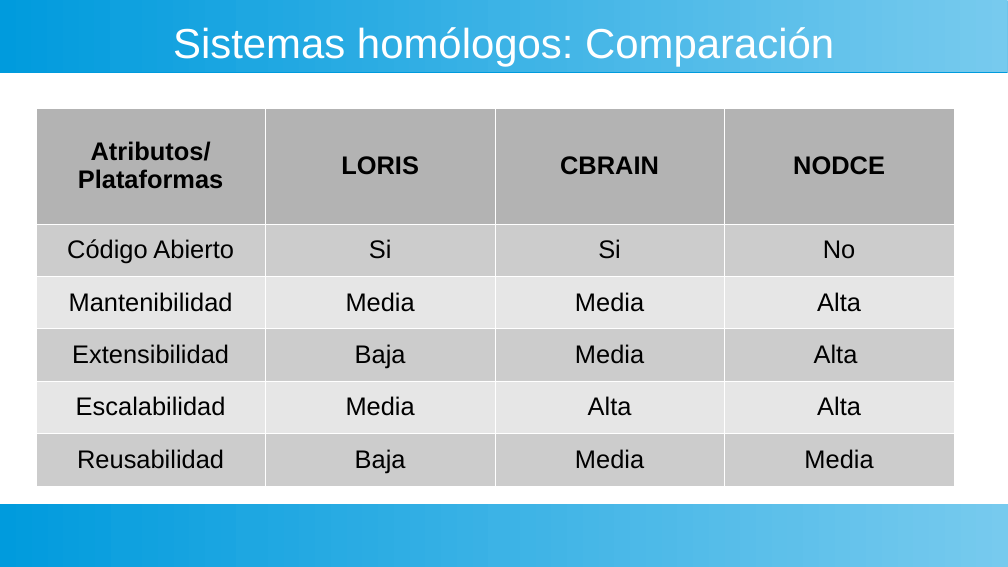
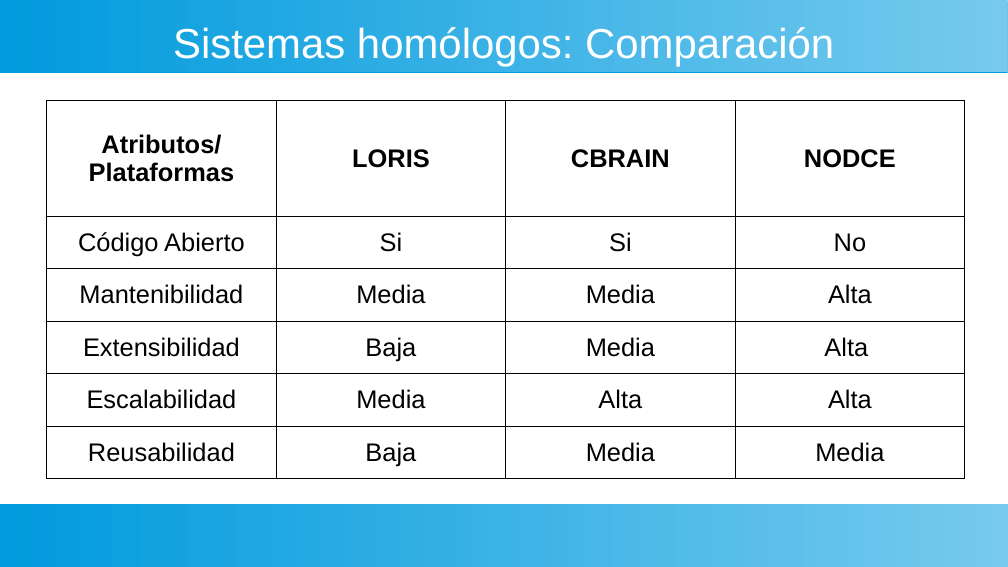
Before and after one commit to gaspect/brainsys, a slide deck: slide 12 of Presentación.odp. Drawn at 1008x567 pixels with LibreOffice and Linux fonts; fonts in the diff are those of the drawing. Boxes give left, top, right and bottom in pixels: in the first picture for what was removed or moved away, otherwise in the second. Text is boxed around its words. In the diff, an @@ line names an element or a change of style, - is before the commit and + after.

```diff
--- a/Presentación.odp
+++ b/Presentación.odp
@@ table at [47, 101, 965, 478] @@
@@ fill #B3B3B3 to none in row 1 @@
@@ fill #CCCCCC to none in 12 cells @@
@@ fill #E6E6E6 to none in 8 cells @@
@@ borders changed @@
@@ table: place and size @@
-table at [36, 108, 954, 486]
+table at [47, 101, 965, 478]
```
Also in this commit, not shown: 17 other slides changed, 1 slide added, 2 slides removed.
